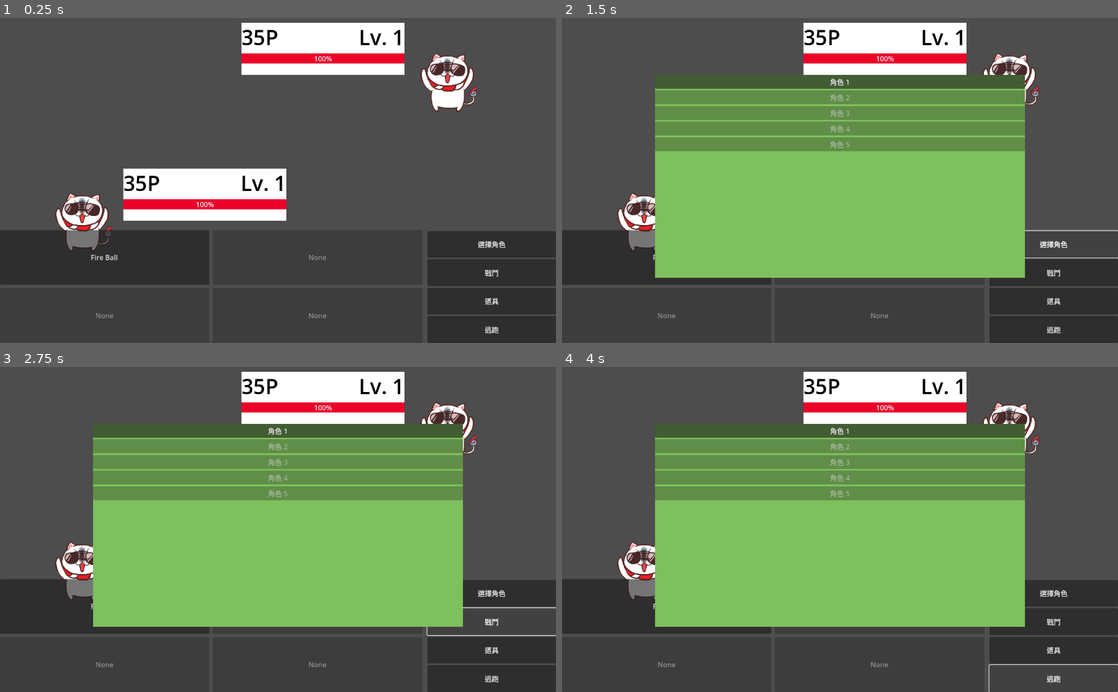
Above: before the commit, frames 1-4 (two rows, left to right).
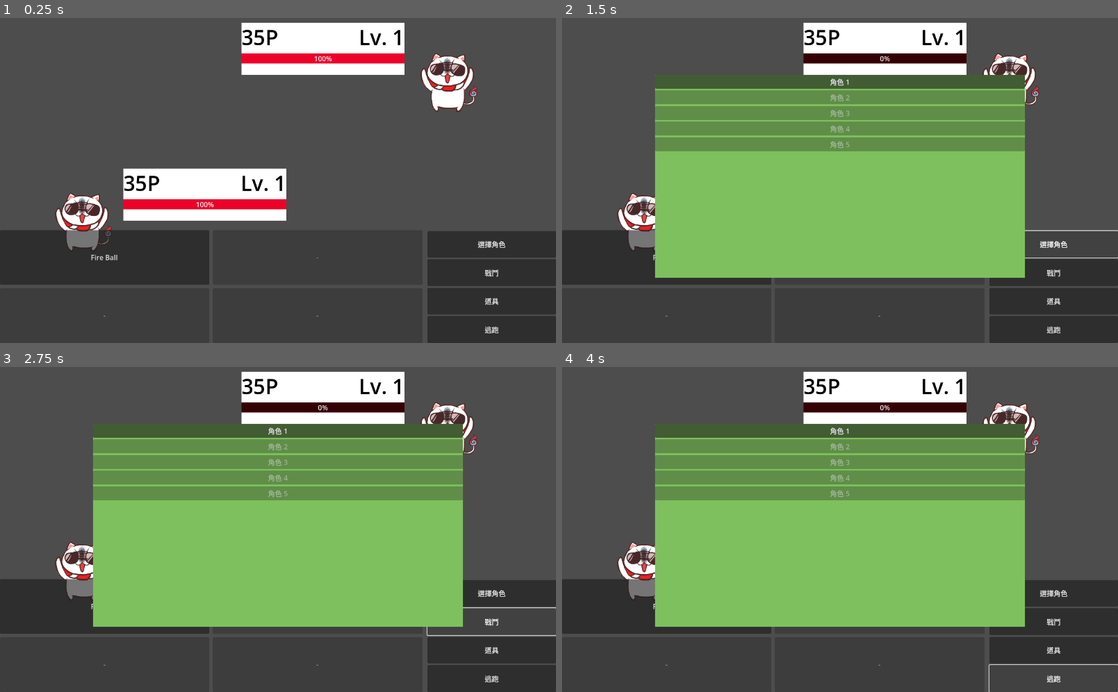
Above: after the commit, the same moments.

Repository: Bogay/nycu-vt-club
Game: Godot game, scene res://Scenes/battle_scene.tscn
Same seed, same stepped clock (60 frames per second), same inputs: the game is played once before the commit and once after it. This scene is started directly instead of the project's main scene.
Inputs:
- Up to frame 1 (0.25 s): no input
- Up to frame 2 (1.5 s): click "Fire Ball" at 0.5 s; click "選擇角色" at 1.25 s
- Up to frame 3 (2.75 s): click "戰鬥" at 2 s
- Up to frame 4 (4 s): click "道具" at 2.75 s; click "逃跑" at 3.5 s

The runs differ from the first frame. In frame 1, less than 0.1% of the frame differs, in the area x 17-59%, y 72-93%; in frame 2, 1.0%, in the area x 17-73%, y 10-93%; in frame 3, 1.0%; in frame 4, 1.0%.

Commit message:
feat: cast skill; reactive HP UI

Diff:
--- a/Scripts/battle_scene.gd
+++ b/Scripts/battle_scene.gd
@@ -42,6 +42,15 @@
 	pass
 
 func setup_character_data():
+
+	General.init_characters(load_characters())
+	# TODO: load enemy data
+	General.init_enemies(load_characters())
+
+	set_current_character(General.party[0])
+	set_current_enemy(General.enemy_party[0])
+
+func load_characters():
 	var characters: Array[CharacterBase] = []
 
 	# TODO: read user saved data instead of game repository
@@ -54,11 +63,7 @@
 			return new_chara
 	))
 
-	General.init_characters(characters)
-	# TODO: load enemy data
-	General.init_enemies(characters.duplicate(true))
-	set_current_character(General.party[0])
-	set_current_enemy(General.enemy_party[0])
+	return characters
 
 func set_current_enemy(enemy: CharacterBase):
 	bind_info_ui(enemy_info_ui, enemy)
--- a/Scripts/character_base.gd
+++ b/Scripts/character_base.gd
@@ -9,7 +9,8 @@
 var character_name: String
 var level: int
 var max_hp: Stats
-var hp: int
+var hp: int:
+	set = _set_hp
 var attack: Stats
 var defense: Stats
 var speed: Stats
@@ -20,6 +21,7 @@
 var is_choosen: bool
 
 signal target_choosen
+signal hp_changed(old_value: int, new_value: int)
 
 # Called when the node enters the scene tree for the first time.
 func _ready():
@@ -51,11 +53,18 @@
 					return skill.duplicate()
 			return null
 	))
+	for skill in tmp_skills:
+		skill.set_owner(self)
 	skiils = tmp_skills
 
 	is_owned = false
 	is_alive = true
 	is_choosen = false
+
+func _set_hp(new_hp: int):
+	var old_hp = hp
+	hp = new_hp
+	hp_changed.emit(old_hp, hp)
 
 func _on_choosen():
 	print('hello')
--- a/Scripts/character_info_ui.gd
+++ b/Scripts/character_info_ui.gd
@@ -5,16 +5,38 @@
 @onready var name_label: Label = $"VBoxContainer/HBoxContainer/NameLabel"
 @onready var hp_bar: ProgressBar = $"VBoxContainer/HPBarContainer/HPBar"
 
-func bind_character(chara: CharacterBase):
+var character: CharacterBase = null:
+	set = _set_character
+var callback = null
+
+func _set_character(chara: CharacterBase):
+	character = chara
+
+	if chara == null:
+		return
+
 	level_label.text = "Lv. %d" % chara.level
 	name_label.text = chara.character_name
+	hp_bar.max_value = chara.max_hp.value()
+	_on_hp_changed(chara.hp)
+	callback = func (_old_value, new_value):
+		_on_hp_changed(new_value)
+	assert(chara.hp_changed.connect(callback) == OK)
 
-	hp_bar.max_value = chara.max_hp.value()
-	hp_bar.value = chara.hp
-	# TODO: event listener
+func bind_character(chara: CharacterBase):
+	clear_binding()
+	character = chara
 
-func _ready():
-	pass # Replace with function body.
+# clear old binding, if any
+func clear_binding():
+	if character == null:
+		return
 
-func _process(delta):
-	pass
+	assert(character.hp_changed.is_connected(callback))
+	character.hp_changed.disconnect(callback)
+	callback = null
+
+	character = null
+
+func _on_hp_changed(new_value: int):
+	hp_bar.value = new_value
--- a/Scripts/skill.gd
+++ b/Scripts/skill.gd
@@ -8,10 +8,13 @@
 @export var attribute: String
 @export var power: int
 
-# Called when the node enters the scene tree for the first time.
-func _ready():
-	pass # Replace with function body.
+var owner: CharacterBase
 
-# Called every frame. 'delta' is the elapsed time since the previous frame.
-func _process(delta):
-	pass
+func set_owner(owner: CharacterBase):
+	self.owner = owner
+
+func cast(target: CharacterBase):
+	# TODO: buff system
+	var dmg = owner.attack.value() * power
+	target.hp -= dmg
+	print("cast %s to %s, cause %d damage" % [skill_name, target.character_name, dmg])
--- a/Scripts/skill_button.gd
+++ b/Scripts/skill_button.gd
@@ -1,19 +1,25 @@
 class_name SkillButton
 extends Button
 
+var callback
+
 func bind_skill(skill: Skill):
+	clear_binding()
+
 	if skill == null:
-		text = 'None'
+		text = '-'
 		disabled = true
 		return
 
 	text = skill.skill_name
-	# TODO: add event listener
+	disabled = false
+	# FIXME: hard-coded target
+	callback = func ():
+		skill.cast(General.enemy_party[0])
+	assert(pressed.connect(callback) == OK)
 
-func _ready():
-	pass # Replace with function body.
-
-
-# Called every frame. 'delta' is the elapsed time since the previous frame.
-func _process(delta):
-	pass
+func clear_binding():
+	if callback != null:
+		assert(pressed.is_connected(callback))
+		pressed.disconnect(callback)
+	callback = null
